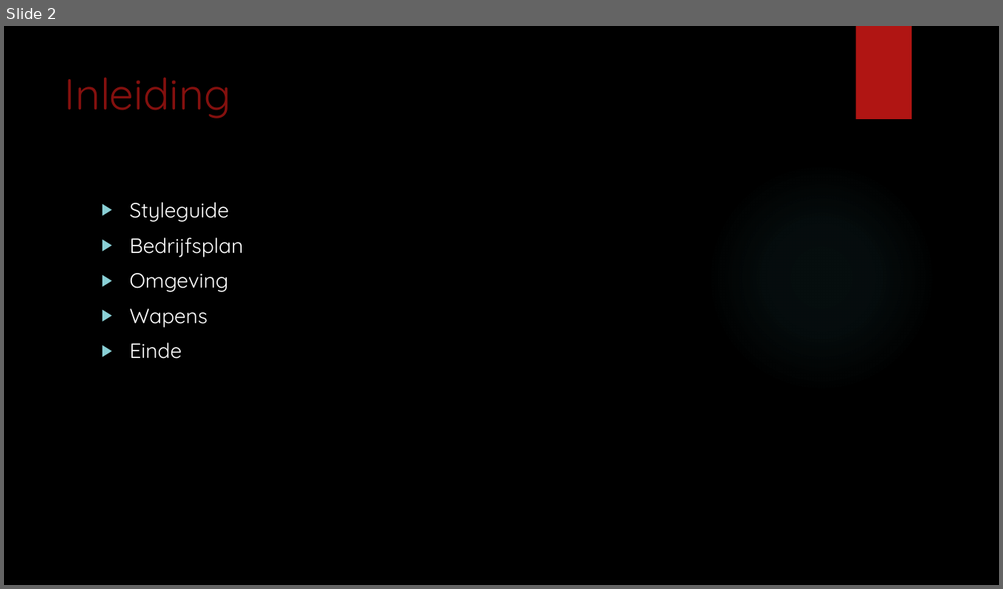
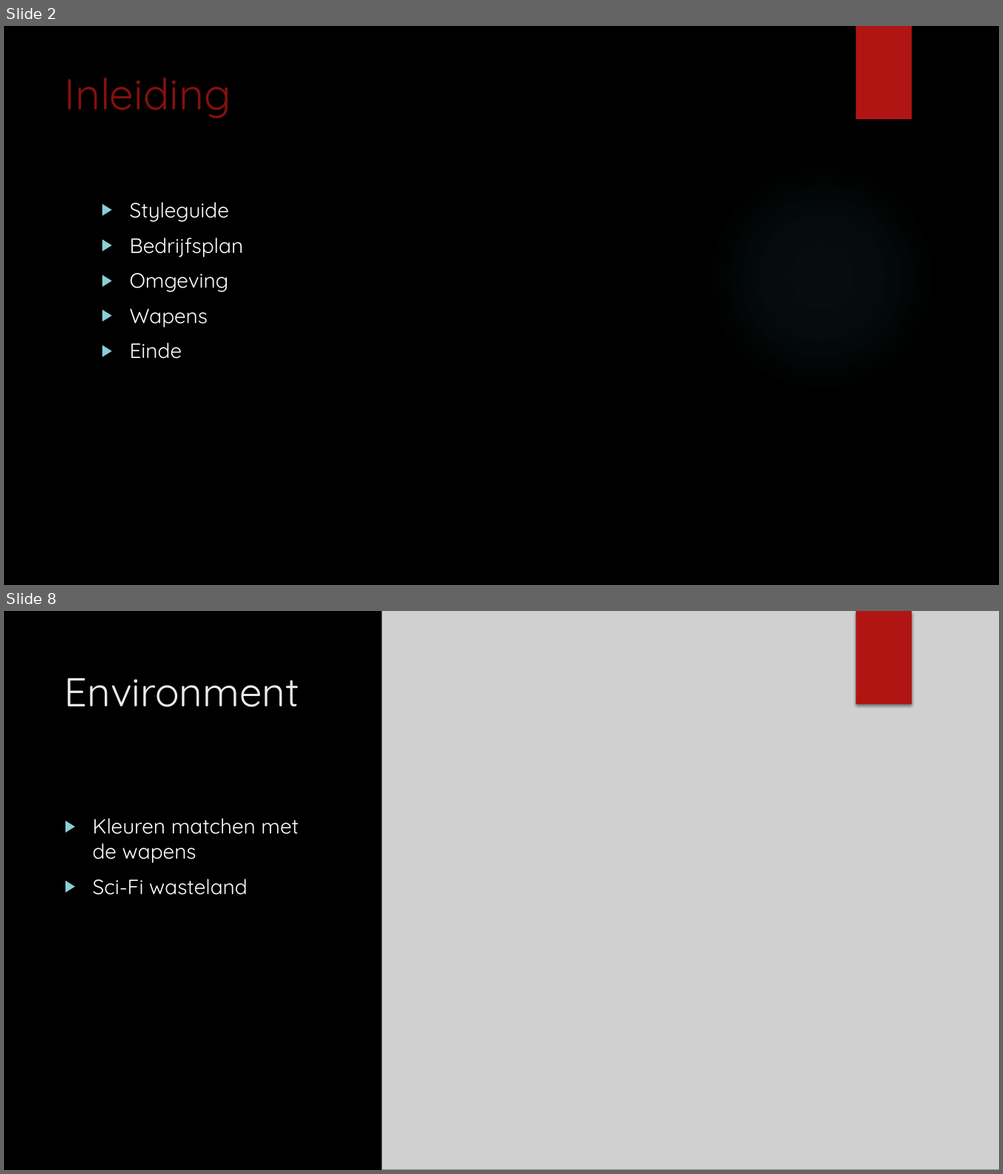
Before and after one commit to ThomasVlekkeDeltion/School-project-periode-2, a slide deck: Source/INFINITY-Presentatie.pptx. Shown one above the other, each under a label of ours: slide 2 before the commit, slides 2 and 8 after it; the slides between them are not shown. The pictures are 1003x589 and 1003x1174 pixels, drawn with LibreOffice and Linux fonts; fonts in the diff are those of the drawing; grey boxes stand for pictures; background and template pictures are left out. Boxes give left, top, right and bottom in pixels: in the first picture for what was removed or moved away, otherwise in the second. Text is boxed around its words. In the diff, an @@ line names an element or a change of style, - is before the commit and + after.

```diff
--- a/Source/INFINITY-Presentatie.pptx
+++ b/Source/INFINITY-Presentatie.pptx
@@ slide 8 added at box(4, 611, 999, 1170), background picture (left out) @@
@@ picture added at box(382, 611, 999, 1170) @@
@@ rectangle added at box(855, 611, 911, 704), fill #B01513 @@
@@ title added at box(65, 678, 299, 707), 39 pt, text #EBEBEB @@
+Environment
@@ text added at box(93, 818, 299, 895), 20 pt, text #FFFFFF @@
+▶ Kleuren matchen met de wapens
+▶ Sci-Fi wasteland
```
Also in this commit, not shown: 5 slides changed, 1 slide removed, 1 other file.
